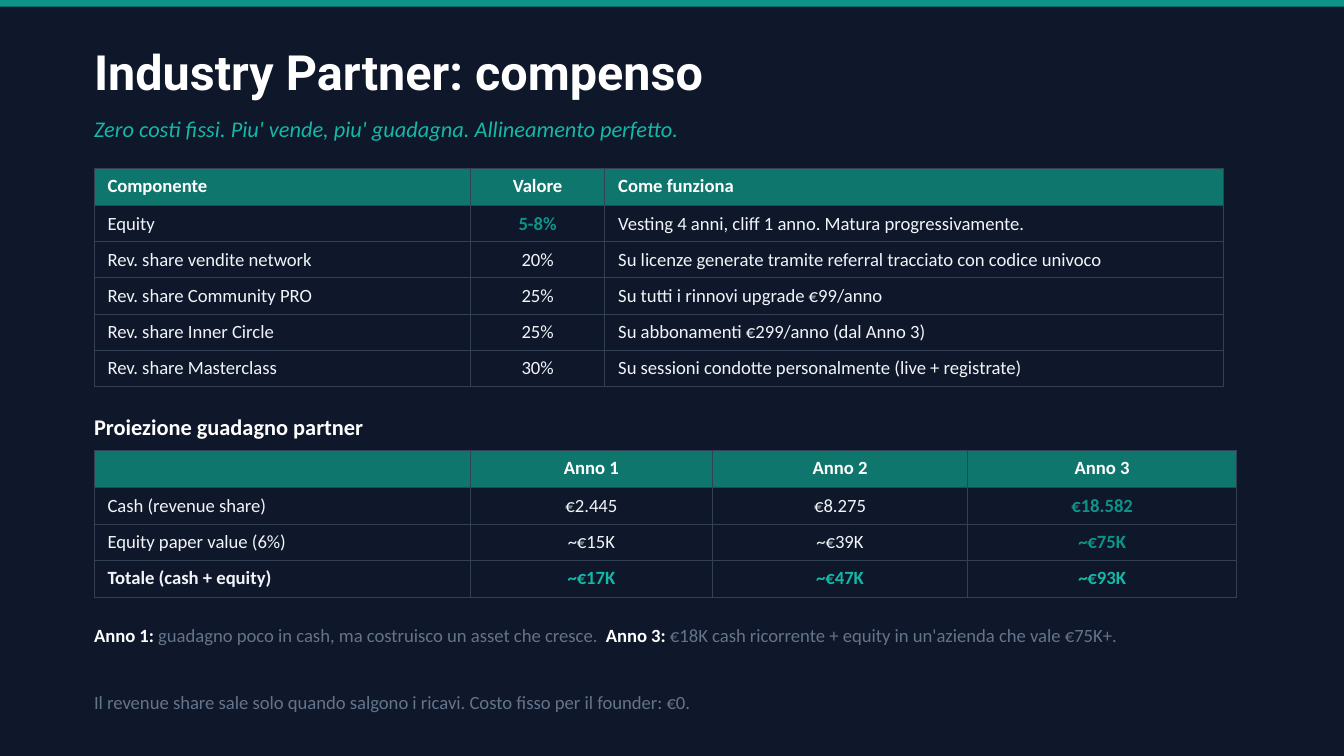
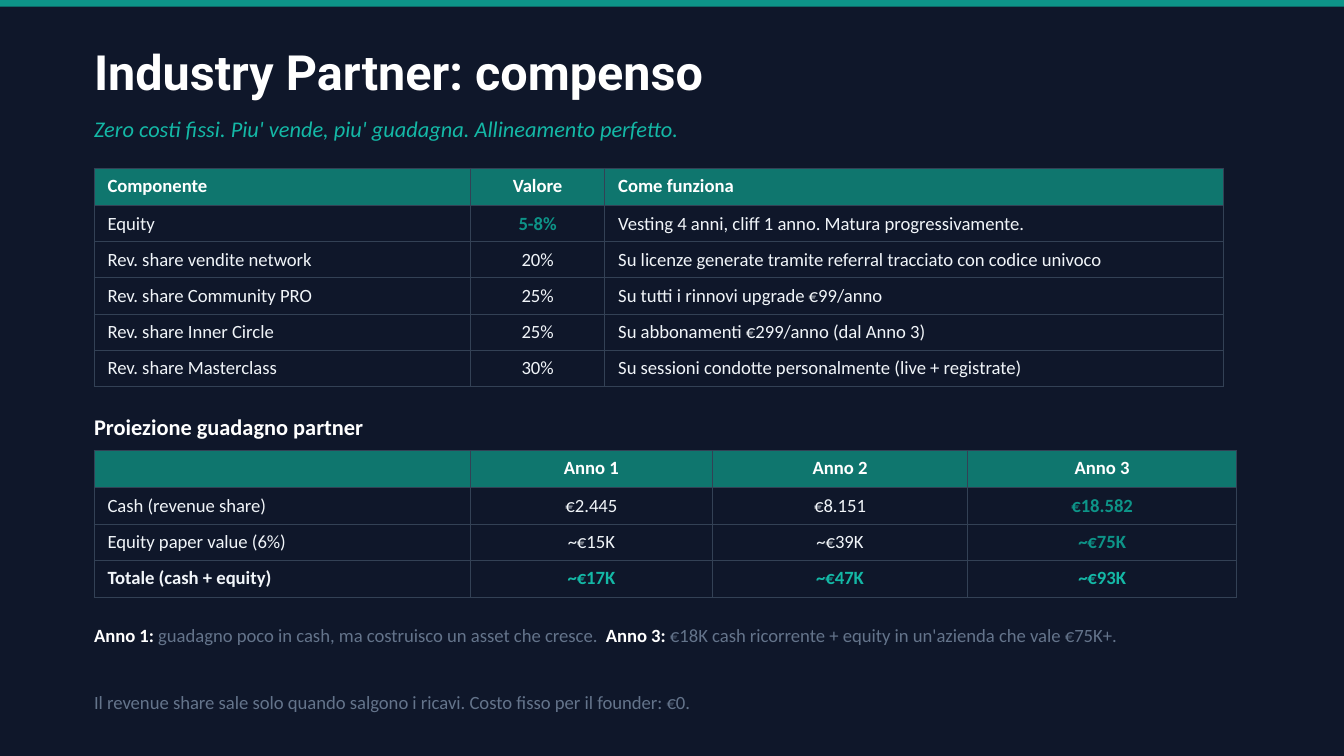
Before and after one commit to gverardo87-lab/FitManager_Studio-, a slide deck: slide 18 of docs/FitManager_PitchDeck.pptx. Drawn at 1344x756 pixels with LibreOffice and Linux fonts; fonts in the diff are those of the drawing. Boxes give left, top, right and bottom in pixels: in the first picture for what was removed or moved away, otherwise in the second. Text is boxed around its words. In the diff, an @@ line names an element or a change of style, - is before the commit and + after.

```diff
--- a/docs/FitManager_PitchDeck.pptx
+++ b/docs/FitManager_PitchDeck.pptx
@@ table at bbox=[94, 450, 1236, 591] @@
-row 2, column 3: €8.275
+row 2, column 3: €8.151
```
Also in this commit, not shown: 4 other slides changed, 3 other files.
